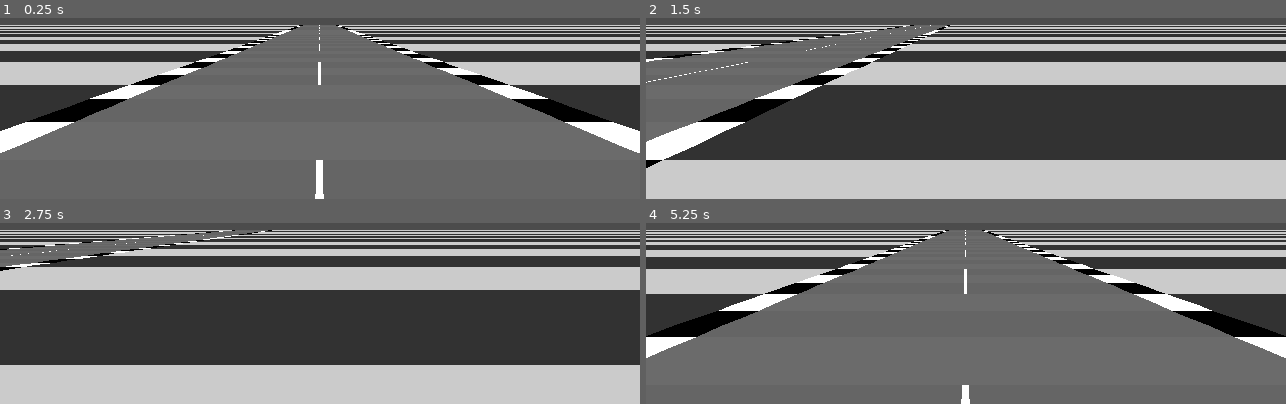
Above: before the commit, frames 1-4 (two rows, left to right).
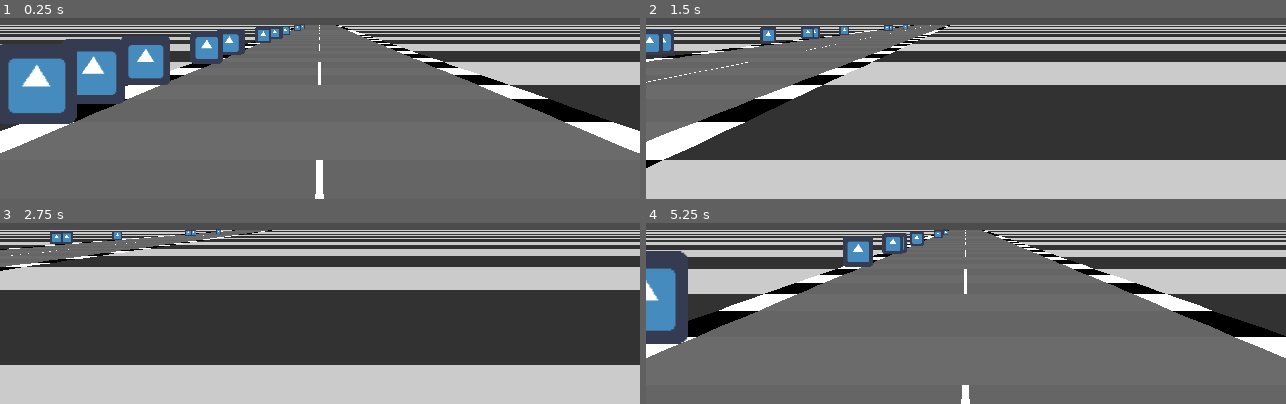
Above: after the commit, the same moments.

Repository: lucaslrt/RetroRacingTemplate
Game: Godot game, scene res://Scenes/World.tscn
Same seed, same stepped clock (60 frames per second), same inputs: the game is played once before the commit and once after it. The project has no main scene, so this scene is started directly. The engine's default icon, where the game draws it, is replaced by a stand-in: a white triangle on a blue panel in a dark square.
Inputs (mouse positions are in pixels of both pictures, inside the frame that each line leads up to):
- Up to frame 1 (0.25 s): no input
- Up to frame 2 (1.5 s): tap Enter at 0.5 s; move the mouse to (outside the picture) at 0.52 s; press the mouse at (outside the picture) at 0.53 s; hold Right (ui_right) 0.53-1.28 s; move the mouse to (838, 36) at 1.27 s; release the mouse at (838, 36) at 1.28 s; hold Down (ui_down) from 1.28 s (still down); right-click (838, 36) at 1.35 s
- Up to frame 3 (2.75 s): tap Space at 2 s; move the mouse to (outside the picture) at 2.02 s; release Down (ui_down) at 2.03 s; press the mouse at (outside the picture) at 2.03 s; hold Right (ui_right) from 2.03 s (still down)
- Up to frame 4 (5.25 s): move the mouse to (934, 295) at 2.77 s; release Right (ui_right) at 2.78 s; release the mouse at (934, 295) at 2.78 s; hold Up (ui_up) 2.78-3.53 s; right-click (934, 295) at 2.85 s; move the mouse to (1158, 277) at 3.52 s; press the mouse at (1158, 277) at 3.53 s; hold Left (ui_left) 3.53-5.03 s; move the mouse to (outside the picture) at 4.27 s; release the mouse at (outside the picture) at 4.28 s; right-click (outside the picture) at 4.35 s; move the mouse to (998, 224) at 5.02 s; press the mouse at (998, 224) at 5.03 s; hold Down (ui_down) from 5.03 s (still down)

The runs differ from the first frame. In frame 1, 12% of the frame differs, in the area x 0-48%, y 3-59%; in frame 2, 1.2%; in frame 3, 0.4%; in frame 4, 4.8%.

Commit message:
Fixing segment sprite decoration render method.

Diff:
--- a/Road.gd
+++ b/Road.gd
@@ -77,12 +77,14 @@
 #			curve = 0, sprite = null, spriteX = 0, clip = 0.0})
 		lines.push_back(RoadSegment.new())
 		lines[i].pos_z = i * acceleration_view
-#		if i != 0 and track_size % i == 0:
-#			lines[i].sprite = Sprite.new()
-#			lines[i].sprite.texture = load("res://icon.png")
-#			lines[i].sprite.hide()
-#			$YSort.add_child(lines[i].sprite)
-#		lines[i].spriteX = -3.5
+		if i != 0 and track_size % i == 0:
+			var new_sprite = Sprite.new()
+			new_sprite.texture = load("res://icon.png")
+			new_sprite.hide()
+			var sprite_position_x = -3.5
+			lines[i].sprite_decorations.push_back({sprite = new_sprite,
+				pos_x = sprite_position_x, pos_y = 0})
+			$YSort.add_child(lines[i].sprite_decorations[0].sprite)
 		if i > 300 and i < 700: #Right curve
 			lines[i].curve_degrees = 0.9
 		if i > 800 and i < 1200: #Left curve
@@ -124,31 +126,31 @@
 	pass
 
 func _draw_sprite(line):
-	#TODO: Fazer uma adapção na classe RoadSegment pra suportar sprites
-#	if line.sprite != null:
-#		var w = 64
-#		var h = 64
-#
-#		var destX = line.X + line.scale * line.spriteX * screen_width/2
-#		var destY = line.Y + 4
-#		var destW = 64 * line.W / 266
-#		var destH = 64 * line.W / 266
-#
-#		destX += destW * line.spriteX
-#		destY += destH * (-1)
-#
-#		var clipH = destY + destH - line.clip
-#		if clipH < 0:
-#			clipH = 0
-#
-#		if clipH >= destH:
-#			line.sprite.hide()
-#			return
-#
-#		#Setar as configurações de sprite aqui
-#		line.sprite.scale = Vector2(destW/w, destH/h)
-#		line.sprite.position = Vector2(destX, destY)
-#		line.sprite.show()
+	if !line.sprite_decorations.empty():
+		var w = 64
+		var h = 64
+
+		var destX = line.x_3d + line.scale * line.sprite_decorations[0].pos_x * screen_width/2
+		var destY = line.y_3d + 4
+		var destW = 64 * line.width_3d / 266
+		var destH = 64 * line.width_3d / 266
+
+		destX += destW * line.sprite_decorations[0].pos_x
+		destY += destH * (-1)
+
+		var clipH = destY + destH - line.clip
+		if clipH < 0:
+			clipH = 0
+
+		if clipH >= destH:
+			line.sprite_decorations[0].sprite.hide()
+			return
+
+		#Setar as configurações de sprite aqui
+		line.sprite_decorations[0].sprite.scale = Vector2(destW/w, destH/h)
+		line.sprite_decorations[0].sprite.position = Vector2(destX, destY)
+		line.sprite_decorations[0].sprite.show()
+		print("Sprite aparece.")
 	pass
 
 func _draw():
